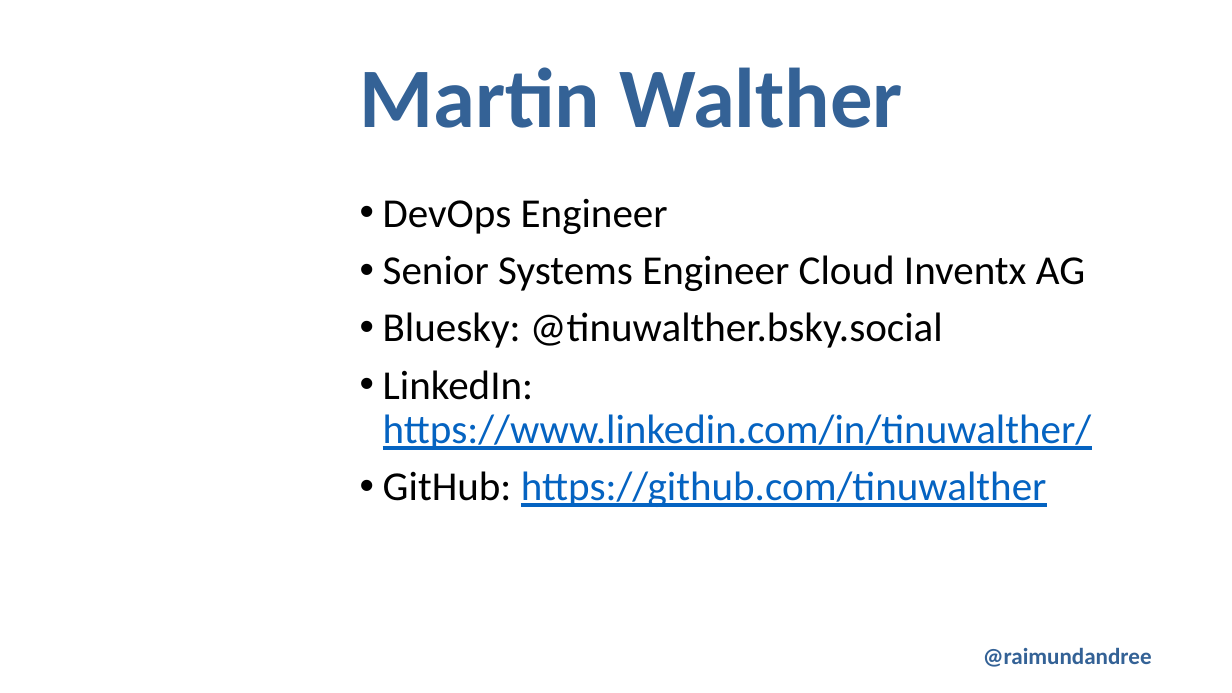
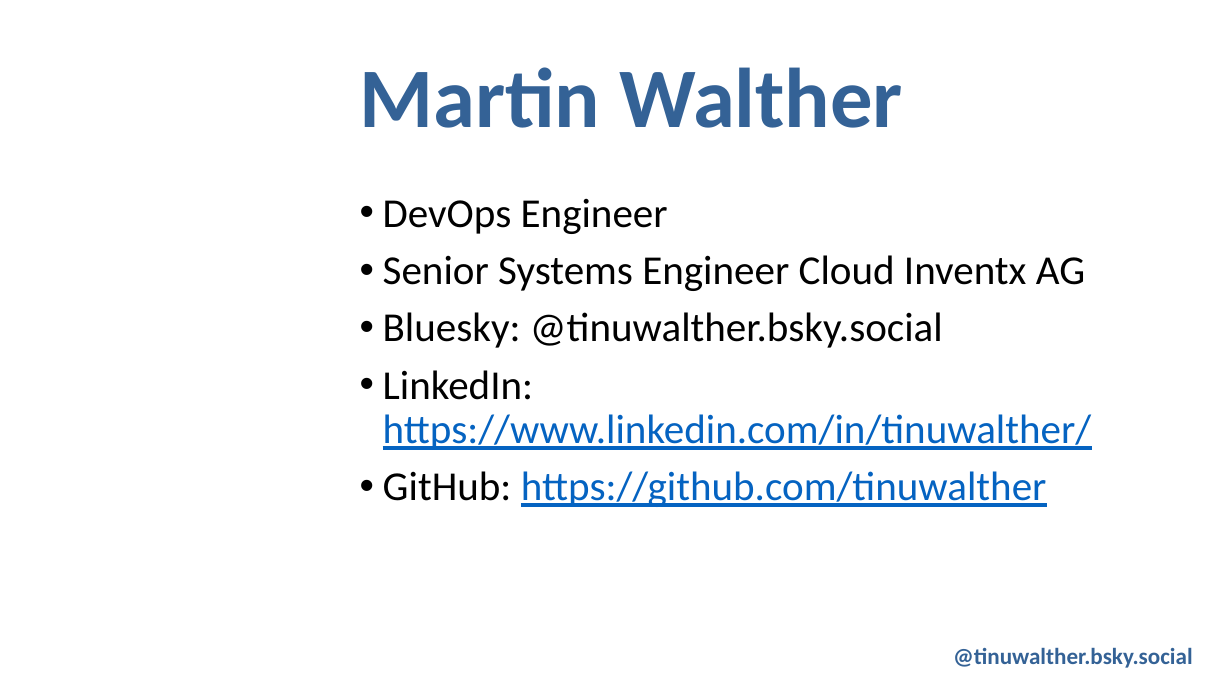
Before and after one commit to tinuwalther/RotaMaster, a slide deck: slide 6 of RotaMaster.pptx (slide 5 before the commit). Drawn at 1232x693 pixels with LibreOffice and Linux fonts; fonts in the diff are those of the drawing; background and template pictures are left out. Boxes give left, top, right and bottom in pixels: in the first picture for what was removed or moved away, otherwise in the second. Text is boxed around its words. In the diff, an @@ line names an element or a change of style, - is before the commit and + after.

```diff
--- a/RotaMaster.pptx
+++ b/RotaMaster.pptx
@@ text added at (953, 647, 1193, 668), 18 pt, text #346296, bold @@
+@tinuwalther.bsky.social
@@ text removed at (983, 647, 1152, 667) @@
-@raimundandree
```
Also in this commit, not shown: 9 other slides changed, 3 slides added.
